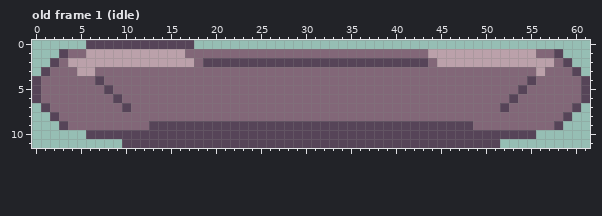
Two versions of one pixel-art file, app/CicadaApp/Art/sprites/bookworm-2026-10-01/src/room-beanbag.aseprite. Above, as it was before the edit.
62x12 pixels, 1 frame. Colours within 5 levels of each other are drawn and written as one. Shown: old frame 1 (idle). The commit also changed other frames, which this record leaves out.
After the commit:
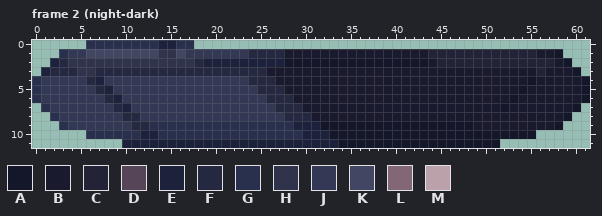
Palette (. is transparent): A #14162a  B #1a1a2f  C #222337  D #564458  E #1c223b  F #242941  G #29304d  H #2f334b  J #333955  K #414762  L #826778  M #bba1aa
A new or re-ordered frame is compared with the old frame closest to it.
From old to new:
frames 1 -> 3
Changed rows in their new state; - is an unchanged pixel.
Frame 2 (night-dark) is new; against old frame 1 (idle):
first column x 0:
 0 ------GGGGGGGGEEGG--------------------------------------------
 1 ---GJJKKKKKKKKHHKJJJJJJJFFFFBBBBBBBBBBBBBBBBCCCCCCCCCCCCBBA---
 2 --EFHHHHHHHHHHHHHHFEEEEEEEEEAAAAAAAAAAAAAAAABCCCCCCCCCCCCCBA--
 3 -EFFFHHFFFFFFFFFFFFFFFFFFFBBBBBBBBBBBBBBBBBBBBBBBBBBBBBBCBBBA-
 4 GJJJJJFEJJJJJJJJJJJJJJJJFFFBBBBBBBBBBBBBBBBBBBBBBBBBBBBABBBBBA
 5 GJJJJJJFEJJJJJJJJJJJJJJJJFFFBBBBBBBBBBBBBBBBBBBBBBBBBBABBBBBBA
 6 GJJJJJJJFEJJJJJJJJJJJJJJJJFFFBBBBBBBBBBBBBBBBBBBBBBBBABBBBBBBA
 7 -GJJJJJJJFEJJJJJJJJJJJJJJJJFFFBBBBBBBBBBBBBBBBBBBBBBABBBBBBBA-
 8 --GJJJJJJJFFJJJJJJJJJJJJJJJJFFFBBBBBBBBBBBBBBBBBBBBBBBBBBBBA--
 9 ---GJJJJJJJFFGGGGGGGGGGGGGGGGEEEAAAAAAAAAAAAAAAAABBBBBBBBBA---
10 ------GGGGGGEEGGGGGGGGGGGGGGGGEEEAAAAAAAAAAAAAAAAAAAAAAA------
11 ----------EEEEEEEEEEEEEEEEEEEEEEEEAAAAAAAAAAAAAAAAAA----------
Where, in picture pixels (left, top, right, bottom), the same in both pictures:
changed: (32, 40, 590, 148)
